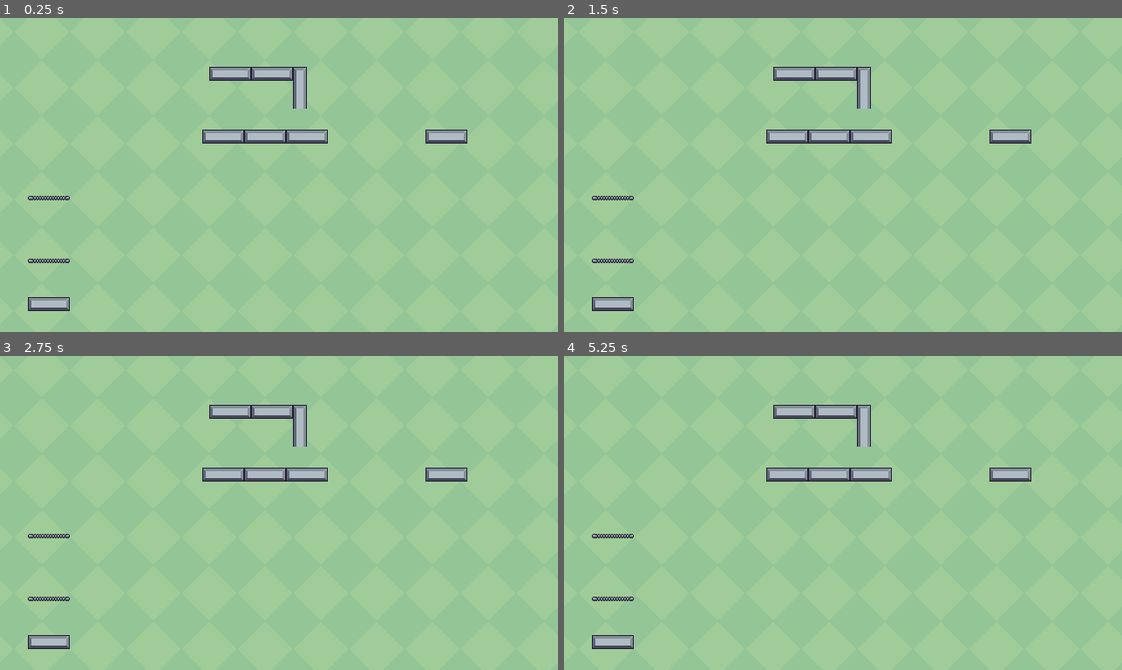
Above: before the commit, frames 1-4 (two rows, left to right).
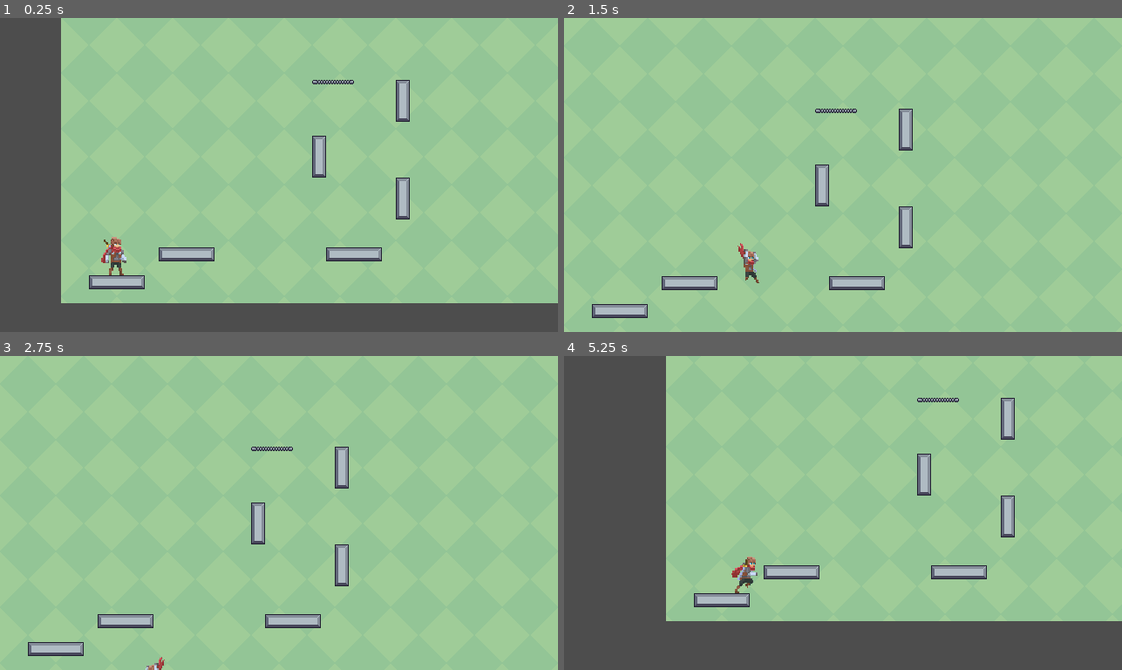
Above: after the commit, the same moments.

Repository: DeVelox/Niro
Game: Godot game, scene res://levels/chest/chest-1.tscn
Same seed, same stepped clock (60 frames per second), same inputs: the game is played once before the commit and once after it. This scene is started directly instead of the project's main scene.
Inputs:
- Up to frame 1 (0.25 s): no input
- Up to frame 2 (1.5 s): hold D (right) from 0.53 s (still down); tap Shift (dash) at 0.6 s; tap Space (dedicated_jump) at 0.77 s; tap F (interact) at 1.35 s
- Up to frame 3 (2.75 s): tap Space (dedicated_jump) at 1.52 s; release D (right) at 2.03 s; hold A (left) from 2.03 s (still down); tap Shift (dash) at 2.1 s
- Up to frame 4 (5.25 s): release A (left) at 2.78 s; hold D (right) 2.78-4.28 s; tap F (interact) at 2.85, 4.35 s; tap Space (dedicated_jump) at 3.02, 3.77, 4.52 s; tap Enter at 3.5 s; tap Shift (dash) at 3.6, 5.1 s; hold A (left) 4.28-5.03 s; tap R (reset) at 5 s; hold D (right) from 5.03 s (still down)

The runs differ from the first frame. In frame 1, 24% of the frame differs, in the area x 0-100%, y 0-100%; in frame 2, 5.3%; in frame 3, 5.2%; in frame 4, 36%.

Commit message:
fixes and chest level

Diff:
--- a/levels/chest/chest-1.tscn
+++ b/levels/chest/chest-1.tscn
@@ -1,16 +1,15 @@
-[gd_scene load_steps=6 format=3 uid="uid://cfklibact60vv"]
+[gd_scene load_steps=5 format=3 uid="uid://cfklibact60vv"]
 
 [ext_resource type="Script" path="res://prefabs/level.gd" id="1_2l88x"]
 [ext_resource type="PackedScene" uid="uid://bb44qdp7l5m62" path="res://prefabs/tilemap.tscn" id="2_vdjtn"]
 [ext_resource type="Texture2D" uid="uid://db77q8vpkwc6c" path="res://temp/terrain/Green.png" id="3_cafnh"]
-[ext_resource type="PackedScene" uid="uid://ci5vyem1ovtxr" path="res://prefabs/deprecated/platform.tscn" id="4_yy47e"]
-[ext_resource type="PackedScene" uid="uid://bf8vfl1pp2oct" path="res://prefabs/deprecated/platform_thin.tscn" id="5_ree8x"]
+[ext_resource type="PackedScene" uid="uid://b75hun8hw8sj0" path="res://player/player.tscn" id="4_3mtp4"]
 
 [node name="Level" type="Node2D"]
 script = ExtResource("1_2l88x")
 
 [node name="Tilemap" parent="." instance=ExtResource("2_vdjtn")]
-layer_0/tile_data = PackedInt32Array(-1245163, 983040, 4, -1179627, 983040, 5, -1114091, 983040, 5)
+layer_1/tile_data = PackedInt32Array(-65535, 786432, 4, -65534, 851968, 4, -196602, 786432, 4, -196601, 851968, 4, -196590, 786432, 4, -196589, 851968, 4, -65533, 851968, 4, -65532, 917504, 4, -196600, 851968, 4, -196599, 917504, 4, -196588, 851968, 4, -196587, 917504, 4, -524265, 983040, 4, -458729, 983040, 5, -393193, 983040, 6, -720879, 983040, 4, -655343, 983040, 5, -589807, 983040, 6, -983017, 983040, 4, -917481, 983040, 5, -851945, 983040, 6, -983023, 1114112, 2, -983022, 1179648, 2, -983021, 1245184, 2)
 
 [node name="TextureRect" type="TextureRect" parent="."]
 z_index = -1
@@ -26,29 +25,5 @@
 texture = ExtResource("3_cafnh")
 stretch_mode = 1
 
-[node name="Platform" parent="." instance=ExtResource("4_yy47e")]
-position = Vector2(56, 328)
-
-[node name="PlatformThin" parent="." instance=ExtResource("5_ree8x")]
-position = Vector2(56, 280)
-
-[node name="PlatformThin2" parent="." instance=ExtResource("5_ree8x")]
-position = Vector2(56, 208)
-
-[node name="Platform2" parent="." instance=ExtResource("4_yy47e")]
-position = Vector2(312, 64)
-
-[node name="Platform6" parent="." instance=ExtResource("4_yy47e")]
-position = Vector2(352, 136)
-
-[node name="Platform7" parent="." instance=ExtResource("4_yy47e")]
-position = Vector2(512, 136)
-
-[node name="Platform5" parent="." instance=ExtResource("4_yy47e")]
-position = Vector2(304, 136)
-
-[node name="Platform3" parent="." instance=ExtResource("4_yy47e")]
-position = Vector2(264, 64)
-
-[node name="Platform4" parent="." instance=ExtResource("4_yy47e")]
-position = Vector2(256, 136)
+[node name="Player" parent="." instance=ExtResource("4_3mtp4")]
+position = Vector2(47, 318)
--- a/player/player.gd
+++ b/player/player.gd
@@ -61,6 +61,8 @@
 	_animation()
 	move_and_slide()
 	_coyote()
+
+	_debug()
 
 
 func _debug():
